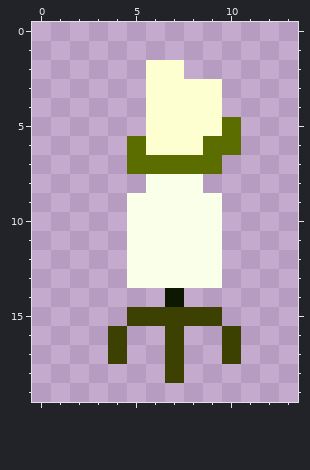
File history of a pixel-art sprite, bag.png. The first picture shows the starting point.
The file is 56x80 pixels, drawn in blocks of 4x4; one block is one cell here.
And afterwards:
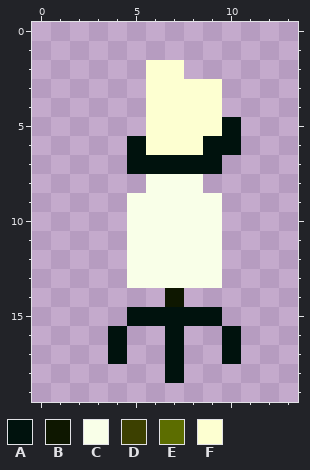
Palette (. is transparent): A #00120d  B #0e1700  C #f9ffe8  D #3c4000  E #5c6d00  F #fdffd1
Edits made:
The author changed colour D to colour A in row 15 at x 5 to 9; in rows 16 to 17 at x 4, 7 and 10; in row 18 at x 7.
The author changed colour E to colour A in row 5 at x 10; in row 6 at x 5 and 9 to 10; in row 7 at x 5 to 9.
